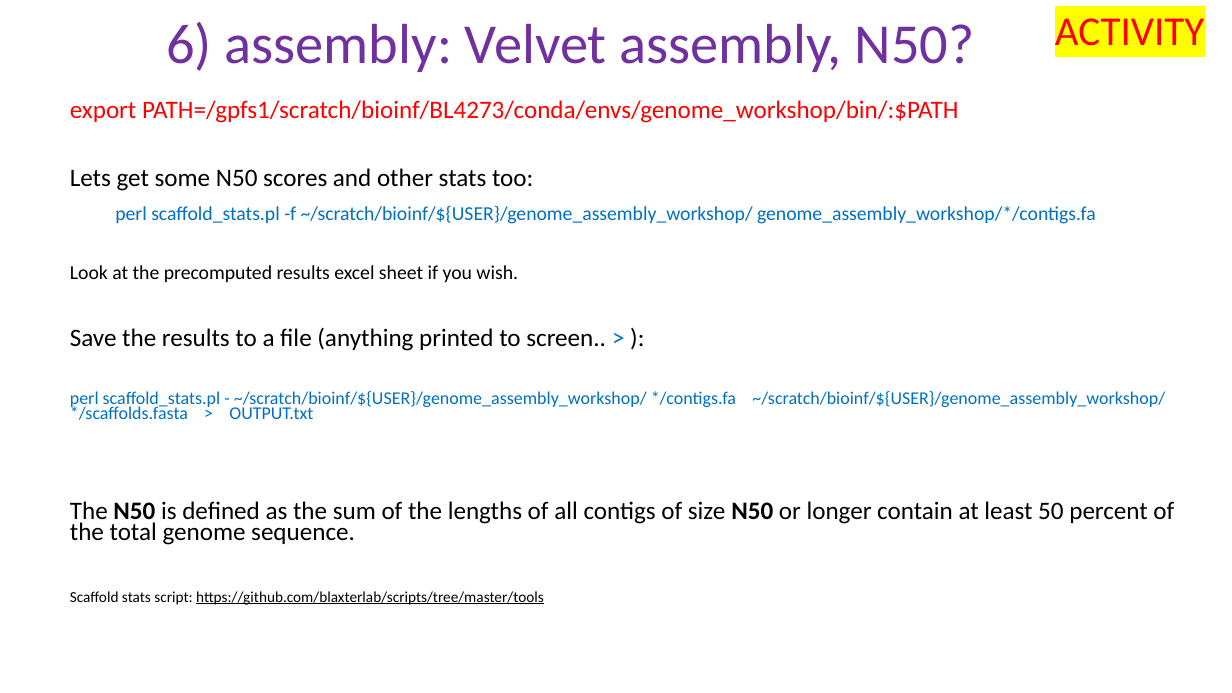
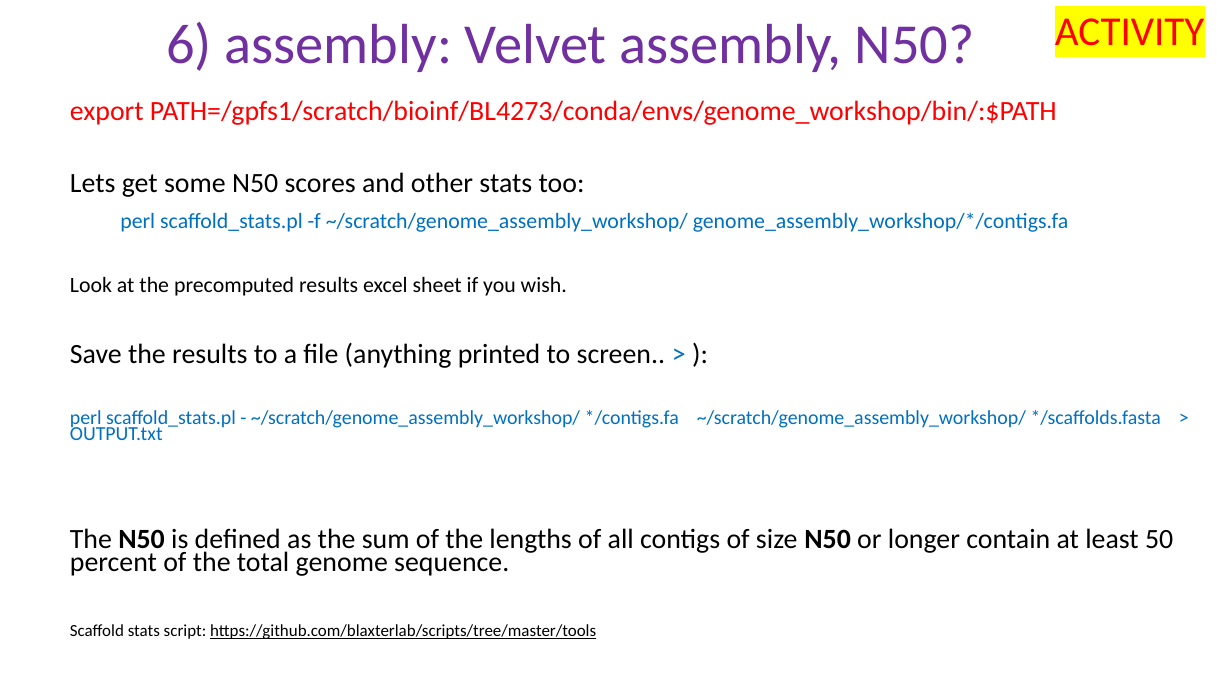
Before and after one commit to peterthorpe5/genome_assembly_workshop, a slide deck: slide 21 of powerpoint/6_assembly.pptx. Drawn at 1232x693 pixels with LibreOffice and Linux fonts; fonts in the diff are those of the drawing. Boxes give left, top, right and bottom in pixels: in the first picture for what was removed or moved away, otherwise in the second. Text is boxed around its words. In the diff, an @@ line names an element or a change of style, - is before the commit and + after.

```diff
--- a/powerpoint/6_assembly.pptx
+++ b/powerpoint/6_assembly.pptx
@@ text at box(70, 100, 1173, 639): size 19.6 to 21.7 pt in "export PATH=/gpfs1/scratch/bioinf/BL4273/conda/envs/genome_w ...", "Lets get some N50 scores and other ...", "Save the results to a file (anything ...", "The N50 is defined as the sum ..."; size 15.4 to 17.1 pt in "Look at the precomputed results excel sheet ..."; size 11.9 to 13.2 pt in "Scaffold stats script: https://github.com/blaxterlab/scripts ..." @@
@@ text at box(120, 212, 1069, 232): text changed; size 15.4 to 17.1 pt @@
-perl scaffold_stats.pl -f ~/scratch/bioinf/${USER}/genome_assembly_workshop/ genome_assembly_workshop/*/contigs.fa
+perl scaffold_stats.pl -f ~/scratch/genome_assembly_workshop/ genome_assembly_workshop/*/contigs.fa
@@ text at box(70, 410, 1161, 440): text changed; size 14 to 15.5 pt @@
-perl scaffold_stats.pl - ~/scratch/bioinf/${USER}/genome_assembly_workshop/ */contigs.fa ~/scratch/bioinf/${USER}/genome_assembly_workshop/ */scaffolds.fasta > OUTPUT.txt
+perl scaffold_stats.pl - ~/scratch/genome_assembly_workshop/ */contigs.fa ~/scratch/genome_assembly_workshop/ */scaffolds.fasta > OUTPUT.txt
```
Also in this commit, not shown: 1 other slide changed, 1 other file.
